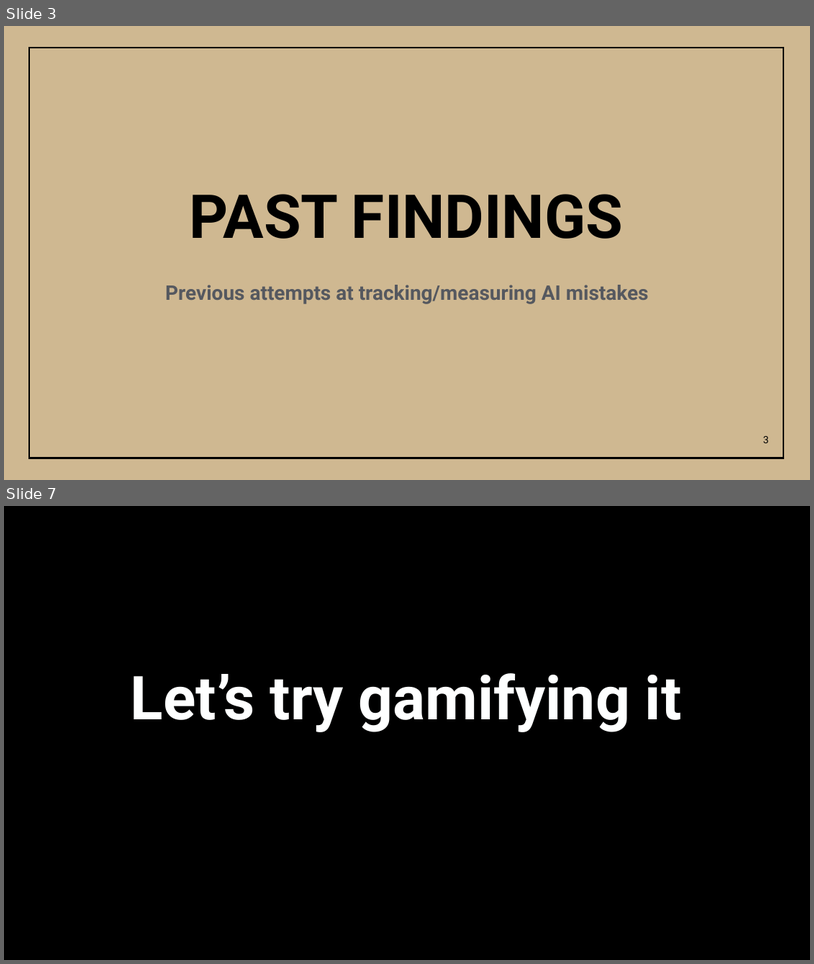
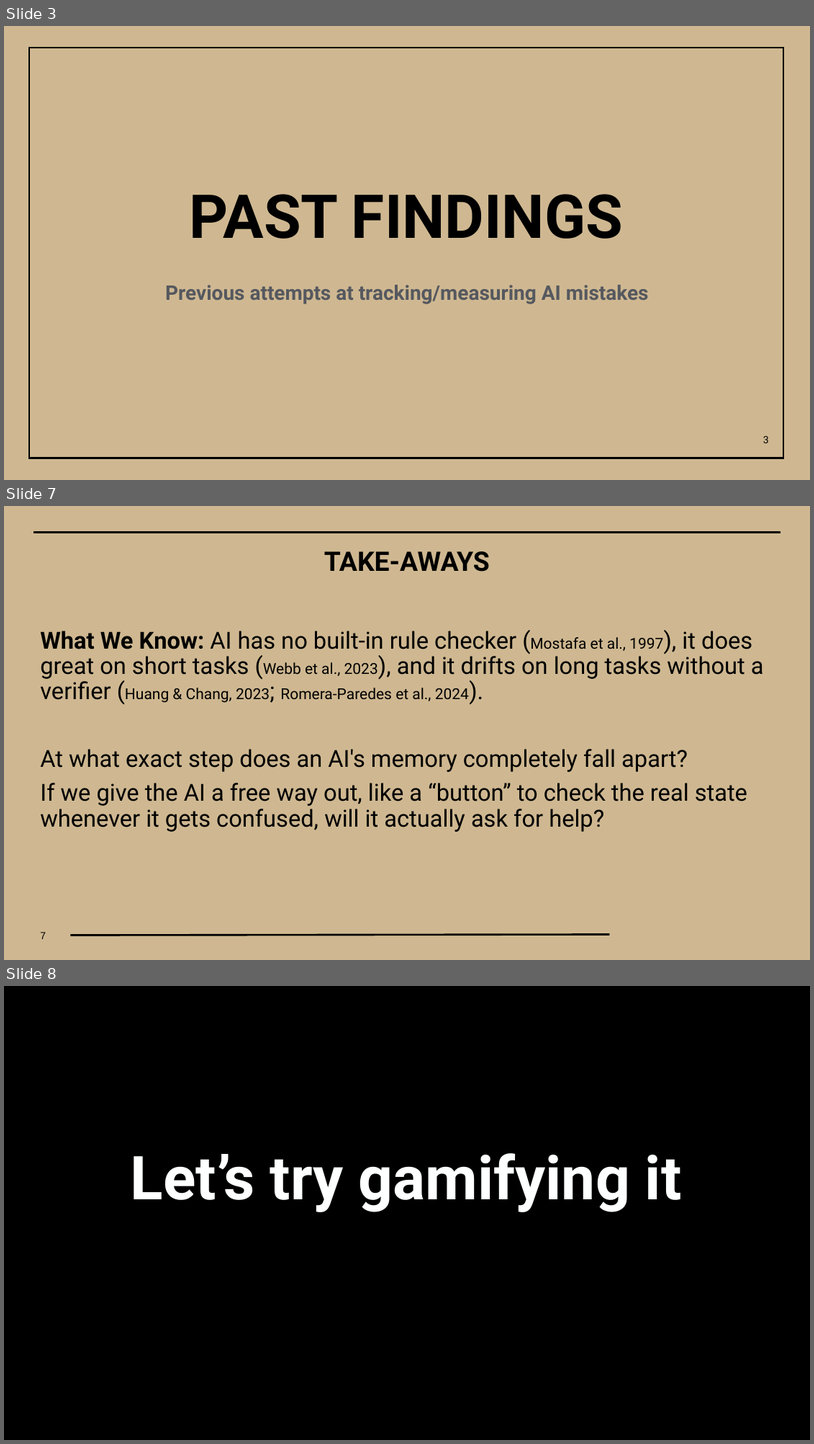
Before and after one commit to Brook-nimuit/AI_HALLUCINATION_CASCADE, a slide deck: PurdueUniversity-Presentation-Template-Widescreen-BrandFonts-2026.pptx/PurdueUniversity-Presentation-Template-Widescreen-BrandFonts-2026.pptx. Shown one above the other, each under a label of ours: slides 3 and 7 before the commit, slides 3, 7 and 8 after it; the slides between them are not shown. The pictures are 814x964 and 814x1444 pixels, drawn with LibreOffice and Linux fonts; fonts in the diff are those of the drawing; background and template pictures are left out. Boxes give left, top, right and bottom in pixels: in the first picture for what was removed or moved away, otherwise in the second. Text is boxed around its words. In the diff, an @@ line names an element or a change of style, - is before the commit and + after.

```diff
--- a/PurdueUniversity-Presentation-Template-Widescreen-BrandFonts-2026.pptx/PurdueUniversity-Presentation-Template-Widescreen-BrandFonts-2026.pptx
+++ b/PurdueUniversity-Presentation-Template-Widescreen-BrandFonts-2026.pptx/PurdueUniversity-Presentation-Template-Widescreen-BrandFonts-2026.pptx
@@ slide 7 added at (4, 506, 810, 960), background #CFB891 @@
@@ line added from (782, 532) to (34, 532), #000000 2.25 pt @@
@@ title added at (324, 551, 490, 572), 32 pt, text #000000, bold @@
+TAKE-AWAYS
@@ text added at (40, 631, 764, 831), 28 pt, text #000000 @@
+What We Know: AI has no built-in rule checker (Mostafa et al., 1997), it does great on short tasks (Webb et al., 2023), and it drifts on long tasks without a verifier (Huang & Chang, 2023; Romera-Paredes et al., 2024).
+At what exact step does an AI's memory completely fall apart?
+If we give the AI a free way out, like a “button” to check the real state whenever it gets confused, will it actually ask for help?
@@ page number added at (40, 932, 46, 939), 12 pt, text #000000 @@
+7
@@ line added from (610, 934) to (70, 935), #000000 2.25 pt @@
@@ what was slide 7 is now slide 8 @@
```
Also in this commit, not shown: 10 slides changed, 7 other slides added, 24 slides removed, 16 other files.
